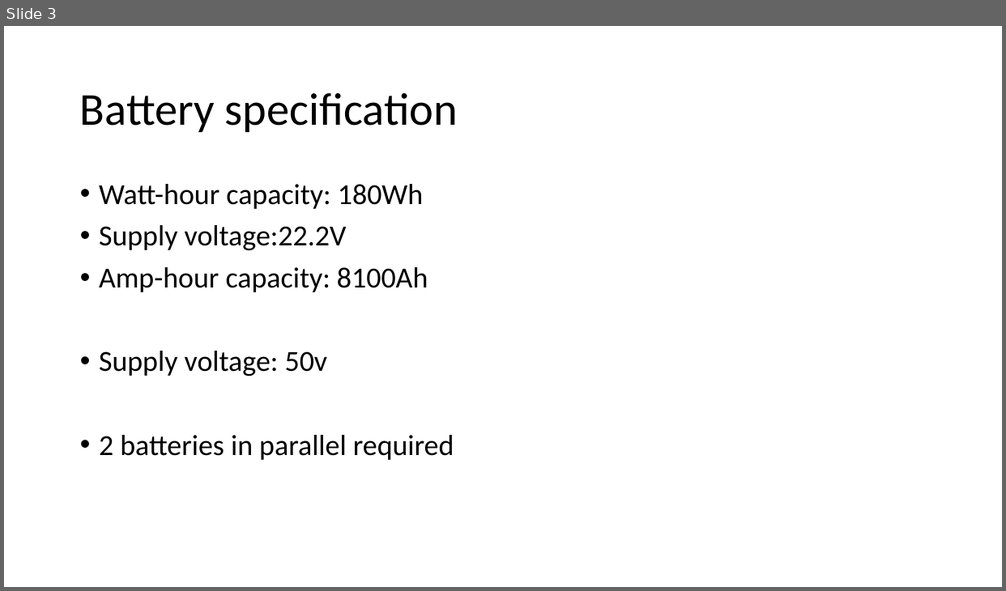
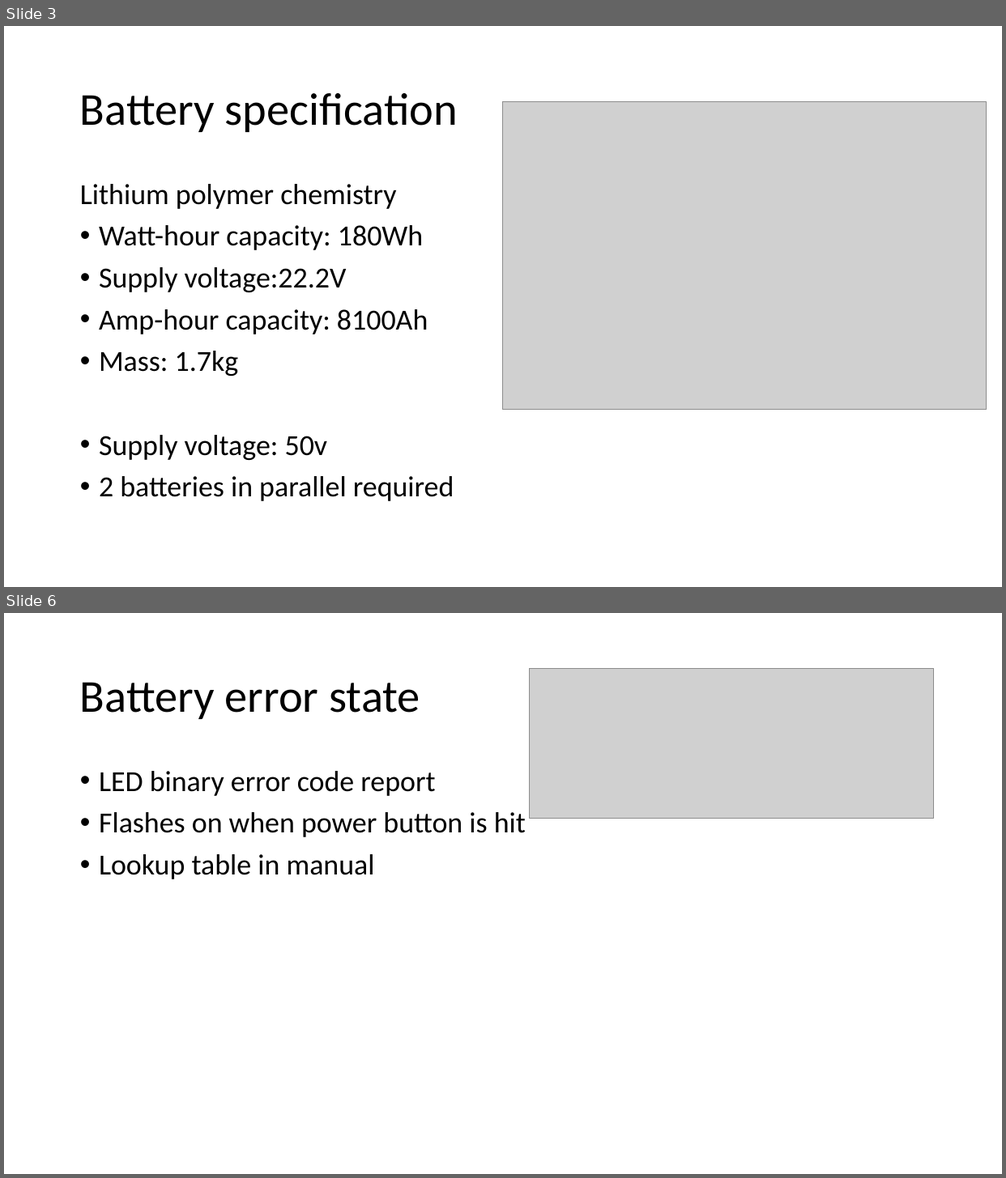
Before and after one commit to Ionsto/L2-DESIGN, a slide deck: PRESENTATION/Battery.pptx. Shown one above the other, each under a label of ours: slide 3 before the commit, slides 3 and 6 after it; the slides between them are not shown. The pictures are 1006x591 and 1006x1178 pixels, drawn with LibreOffice and Linux fonts; fonts in the diff are those of the drawing; grey boxes stand for pictures. Boxes give left, top, right and bottom in pixels: in the first picture for what was removed or moved away, otherwise in the second. Text is boxed around its words. In the diff, an @@ line names an element or a change of style, - is before the commit and + after.

Commit message:
Updated battery presentation

```diff
--- a/PRESENTATION/Battery.pptx
+++ b/PRESENTATION/Battery.pptx
@@ slide 6 added at (4,613,1002,1174), background #FFFFFF @@
@@ title added at (80,682,420,719), 44 pt, text #000000 @@
+Battery error state
@@ picture added at (530,668,934,818) @@
@@ text added at (99,771,526,879), 28 pt, text #000000 @@
+• LED binary error code report
+• Flashes on when power button is hit
+• Lookup table in manual
@@ slide 3 changed as well @@
@@ picture added at (503,102,987,410) @@
@@ text at (80,184,396,209): paragraph added @@
+Lithium polymer chemistry
@@ text at (99,351,239,376): paragraph added @@
+• Mass: 1.7kg
```
Also in this commit, not shown: 1 other slide changed, 3 other slides added.
